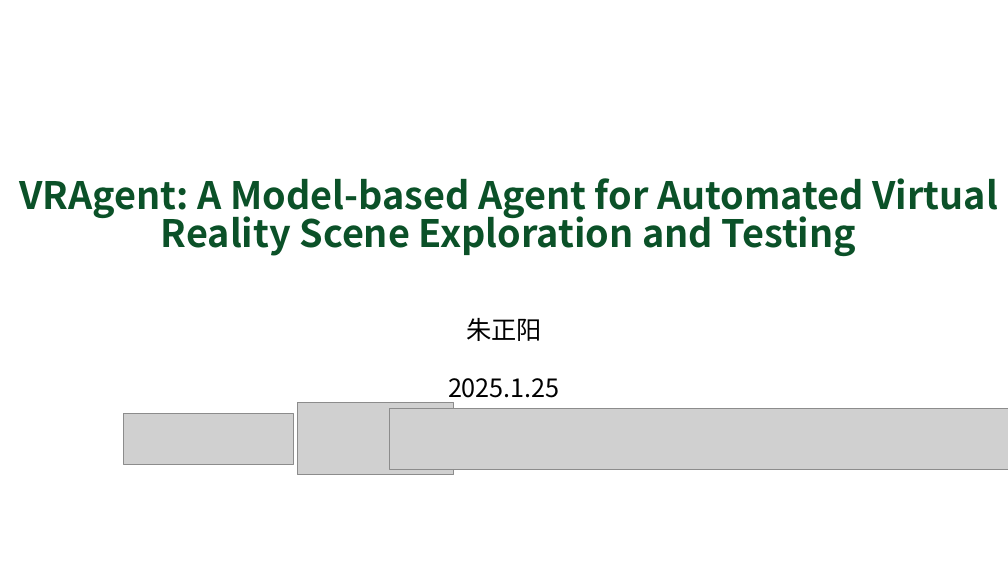
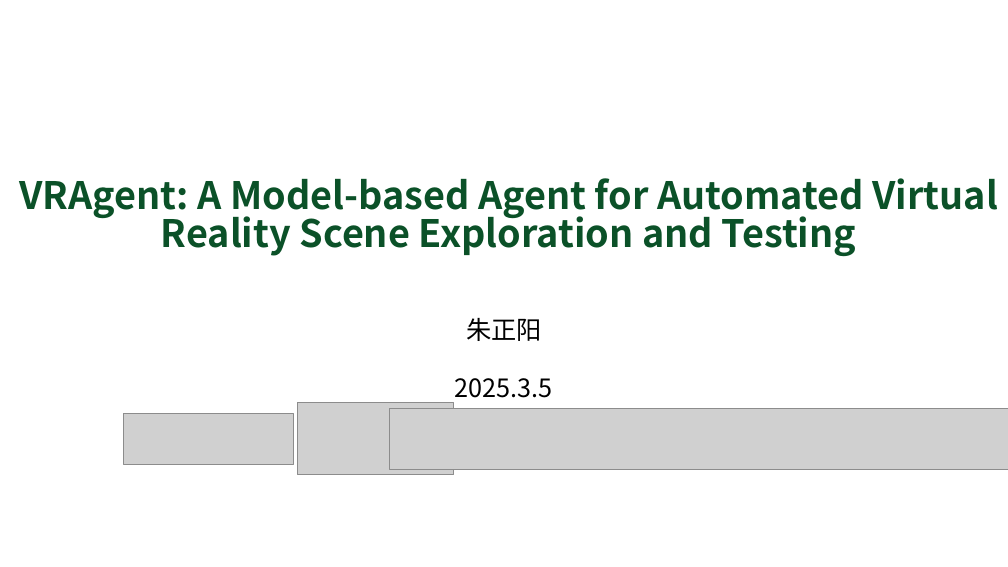
Before and after one commit to TsingPig/CodeRepo, a slide deck: slide 1 of Paper Reading/___report/pre_1.25_朱正阳.pptx. Drawn at 1008x567 pixels with LibreOffice and Linux fonts; fonts in the diff are those of the drawing; grey boxes stand for pictures. Boxes give left, top, right and bottom in pixels: in the first picture for what was removed or moved away, otherwise in the second. Text is boxed around its words. In the diff, an @@ line names an element or a change of style, - is before the commit and + after.

```diff
--- a/Paper Reading/___report/pre_1.25_朱正阳.pptx
+++ b/Paper Reading/___report/pre_1.25_朱正阳.pptx
@@ text at [455,378,553,398]: text changed @@
-2025.1.25
+2025.3.5
```
Also in this commit, not shown: 1 other slide changed, 1 slide added, 9 other files.
